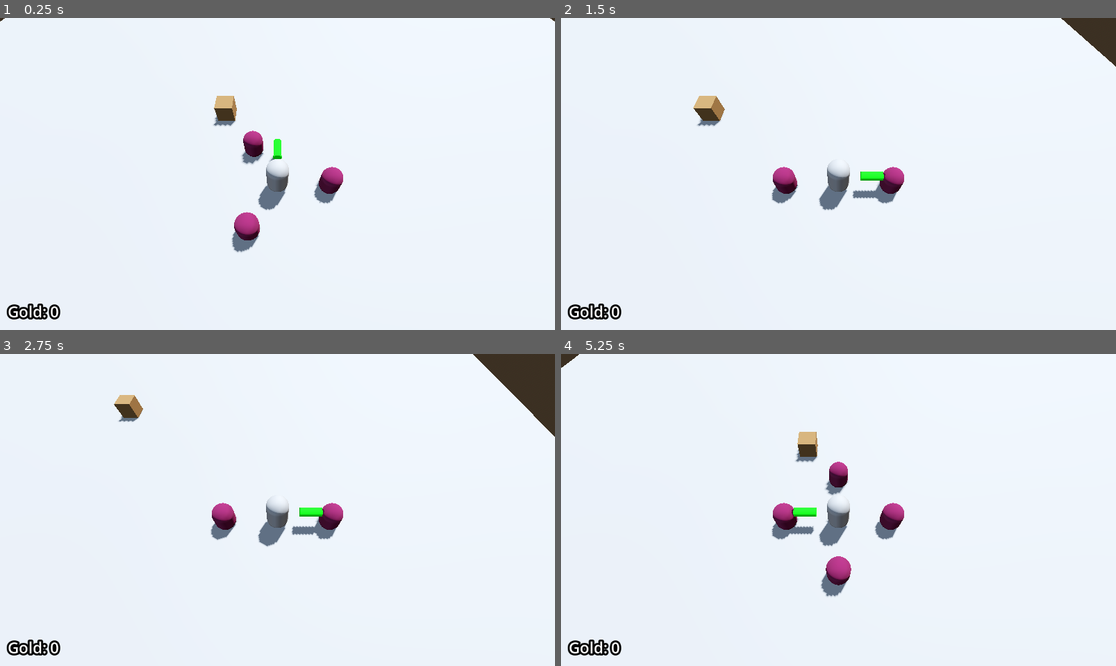
Above: before the commit, frames 1-4 (two rows, left to right).
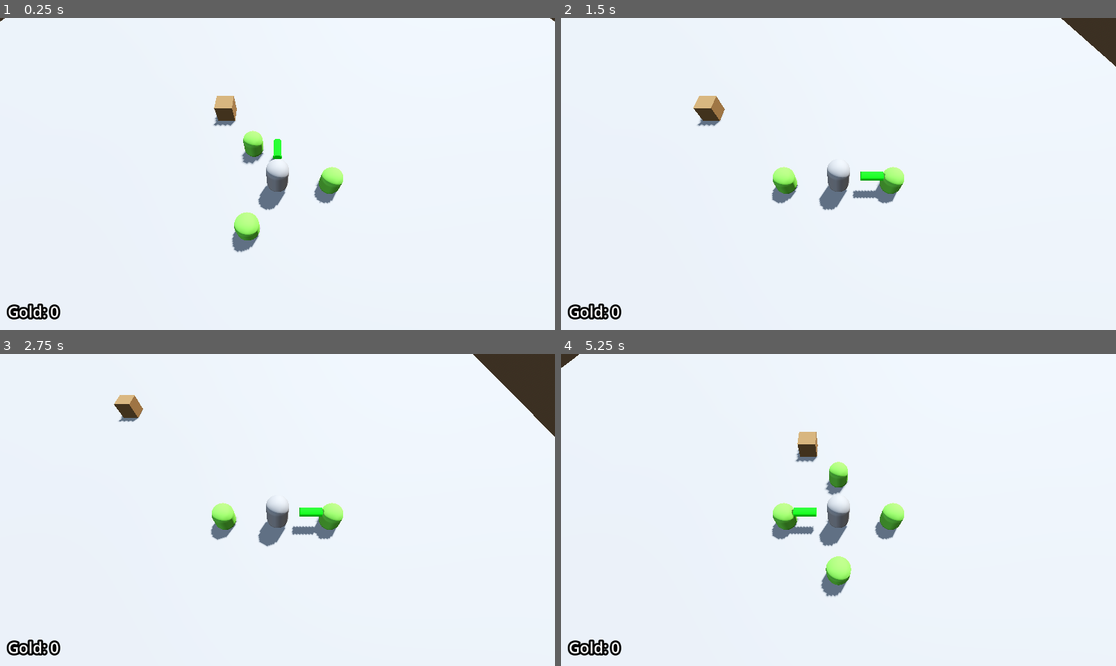
Above: after the commit, the same moments.

Repository: Ra-vanTech/ProjectBoozeArmy
Game: Godot game, scene res://Escena1_BoozeArmy.tscn
Same seed, same stepped clock (60 frames per second), same inputs: the game is played once before the commit and once after it.
Inputs (mouse positions are in pixels of both pictures, inside the frame that each line leads up to):
- Up to frame 1 (0.25 s): no input
- Up to frame 2 (1.5 s): tap Enter at 0.5 s; move the mouse to (960, 158) at 0.52 s; hold D (move_right) 0.53-1.28 s; tap Q (despawn_dwarf) at 0.6 s; tap Space (jump) at 0.77 s; move the mouse to (727, 189) at 1.27 s; hold S (move_back) from 1.28 s (still down); right-click (727, 189) at 1.35 s
- Up to frame 3 (2.75 s): tap Space (jump) at 1.52 s; move the mouse to (333, 441) at 2.02 s; release S (move_back) at 2.03 s; hold D (move_right) from 2.03 s (still down); tap E (spawn_dwarf) at 2.1 s
- Up to frame 4 (5.25 s): move the mouse to (810, 572) at 2.77 s; release D (move_right) at 2.78 s; hold W (move_forward) 2.78-3.5 s; tap Q (despawn_dwarf) at 2.85 s; tap Space (jump) at 3.02, 4.25, 4.52 s; click "Reiniciar" at 3.5 s; move the mouse to (1005, 556) at 4.27 s; hold A (move_left) from 4.28 s (still down); right-click (1005, 556) at 4.35 s; move the mouse to (672, 463) at 5.02 s; tap E (spawn_dwarf) at 5.1 s

The runs differ from the first frame. In frame 1, 0.9% of the frame differs, in the area x 42-62%, y 36-72%; in frame 2, 0.6%; in frame 3, 0.6%; in frame 4, 1.1%, in the area x 38-62%, y 34-75%.

Commit message:
[fix]Se cambio la area3D de collision del enano para detectar al enemigo

Diff:
--- a/entities/player/dwarves/scenes/enano_base.tscn
+++ b/entities/player/dwarves/scenes/enano_base.tscn
@@ -15,6 +15,8 @@
 radius = 1.5
 
 [node name="EnanoBase" type="CharacterBody3D" unique_id=1614007922]
+collision_layer = 3
+collision_mask = 0
 script = ExtResource("1_oppef")
 
 [node name="MeshInstance3D" type="MeshInstance3D" parent="." unique_id=741214329]
@@ -24,6 +26,8 @@
 
 [node name="AttackRange" type="Area3D" parent="." unique_id=1304574090]
 unique_name_in_owner = true
+collision_layer = 0
+collision_mask = 4
 
 [node name="CollisionShape3D" type="CollisionShape3D" parent="AttackRange" unique_id=44920273]
 transform = Transform3D(1, 0, 0, 0, 1, 0, 0, 0, 1, 0, 0.5264454, 0)
--- a/entities/player/dwarves/scenes/enano_cervecero.tscn
+++ b/entities/player/dwarves/scenes/enano_cervecero.tscn
@@ -15,6 +15,8 @@
 radius = 1.5
 
 [node name="EnanoCervecero" type="CharacterBody3D" unique_id=1614007922]
+collision_layer = 3
+collision_mask = 0
 script = ExtResource("1_8275o")
 damage = 5.0
 cooldown_base = 1.5
--- a/entities/player/dwarves/scenes/enano_guerrero.tscn
+++ b/entities/player/dwarves/scenes/enano_guerrero.tscn
@@ -15,6 +15,8 @@
 radius = 1.5
 
 [node name="EnanoGuerrero" type="CharacterBody3D" unique_id=1614007922]
+collision_layer = 3
+collision_mask = 0
 script = ExtResource("1_50uwi")
 cooldown_base = 1.2
 
--- a/entities/player/dwarves/scripts/dwarf_system.gd
+++ b/entities/player/dwarves/scripts/dwarf_system.gd
@@ -4,7 +4,7 @@
 signal enano_eliminado(enanos_id: int)
 
 #Precargar la escena del enano para instanciarla en tiempo de ejecucion.
-const ENANO_SCENE: PackedScene = preload("res://entities/player/dwarves/scenes/enano_cervecero.tscn")
+const ENANO_SCENE: PackedScene = preload("res://entities/player/dwarves/scenes/enano_base.tscn")
 
 #configuracion (enanos iniciales, maximo de enanos y radio de formacion)
 @export var initial_dwarves: int = 3
@@ -37,7 +37,6 @@
 	add_child(enano)
 	dwarves.append(enano)
 	actualizar_formacion()
-	print("[DEBUG] Enano añadido. Total: %d" % dwarves.size())
 
 
 func eliminar_enano() -> void:
Not shown: 1 places in entities/player/dwarves/scenes/enano_cervecero.tscn that only renumber resources
